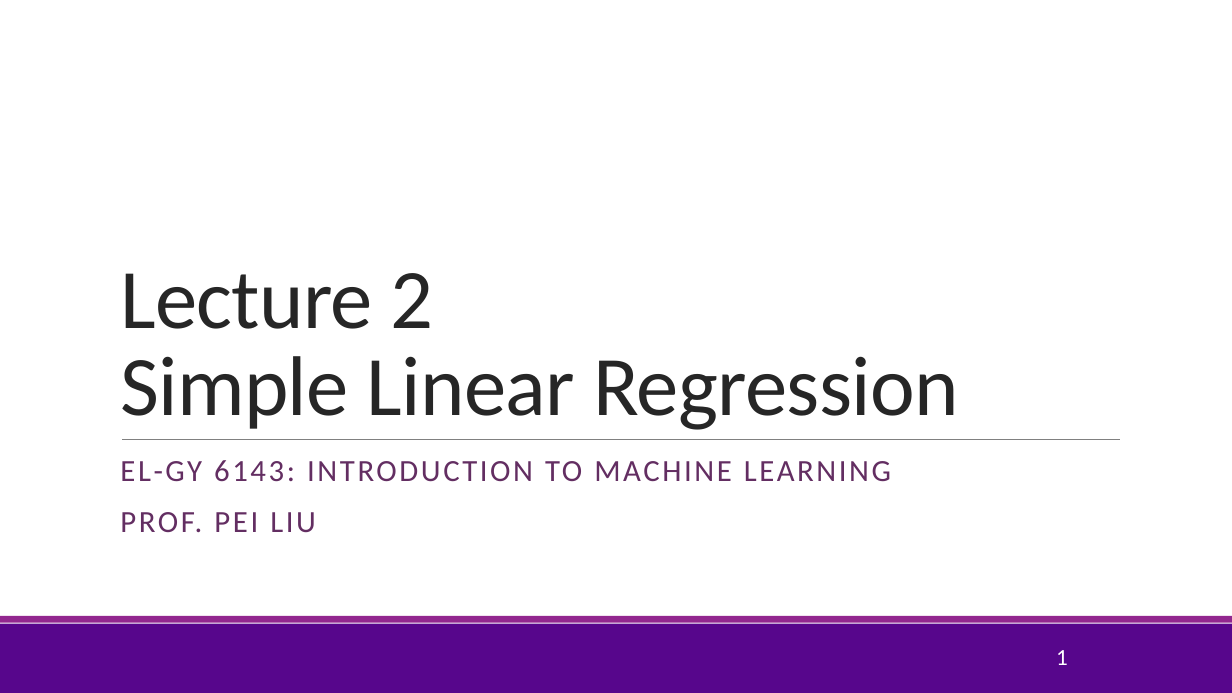
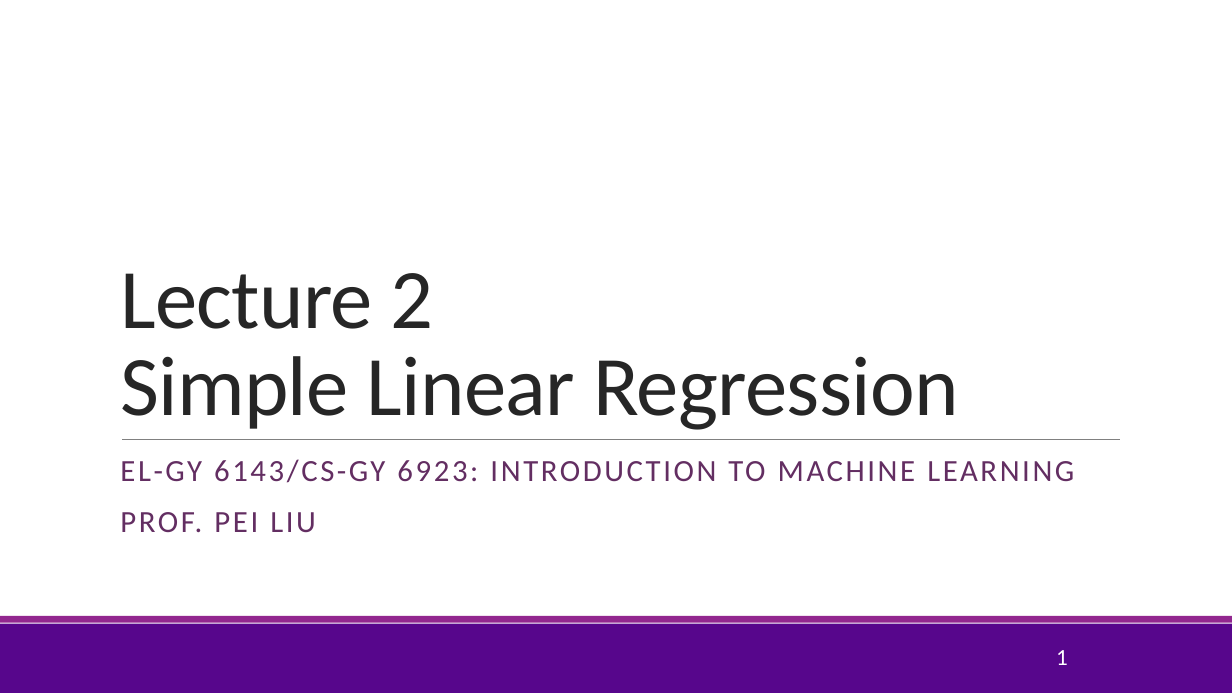
Before and after one commit to pliugithub/MachineLearning, a slide deck: slide 1 of lectures/Lect02_SimpRegression.pptx. Drawn at 1232x693 pixels with LibreOffice and Linux fonts; fonts in the diff are those of the drawing; background and template pictures are left out. Boxes give left, top, right and bottom in pixels: in the first picture for what was removed or moved away, otherwise in the second. Text is boxed around its words. In the diff, an @@ line names an element or a change of style, - is before the commit and + after.

Commit message:
added lecture 2

```diff
--- a/lectures/Lect02_SimpRegression.pptx
+++ b/lectures/Lect02_SimpRegression.pptx
@@ subtitle at <box>120,459,1074,483</box>: text changed @@
-EL-GY 6143: INTRODUCTION TO MACHINE LEARNING
+EL-GY 6143/CS-GY 6923: INTRODUCTION TO MACHINE LEARNING
```
Also in this commit, not shown: 9 other files.
